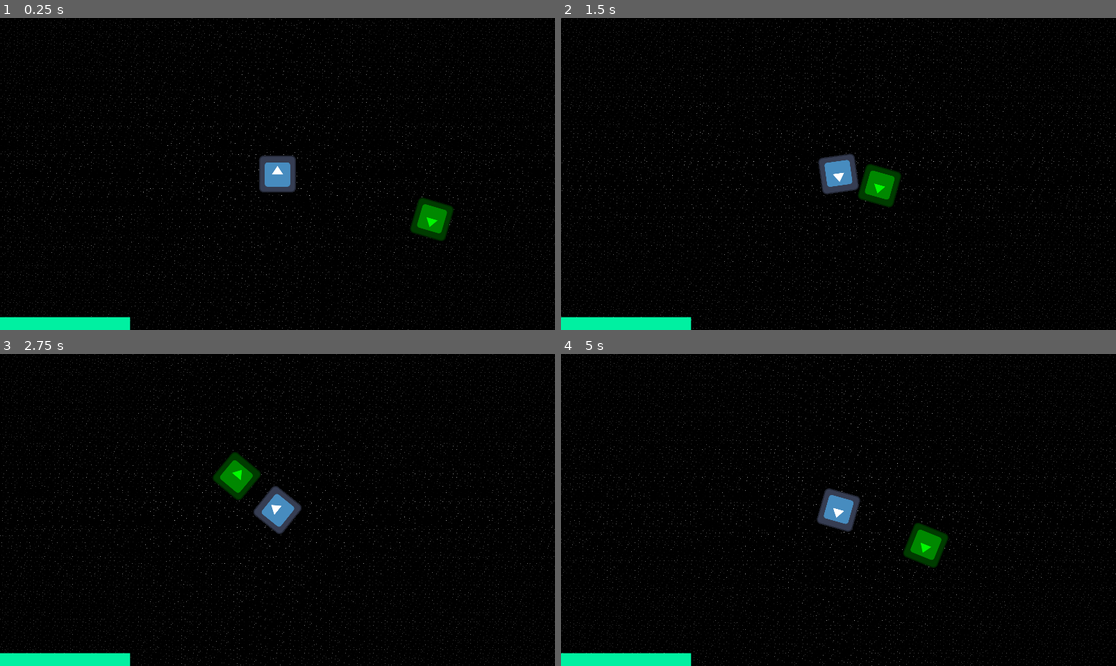
Above: before the commit, frames 1-4 (two rows, left to right).
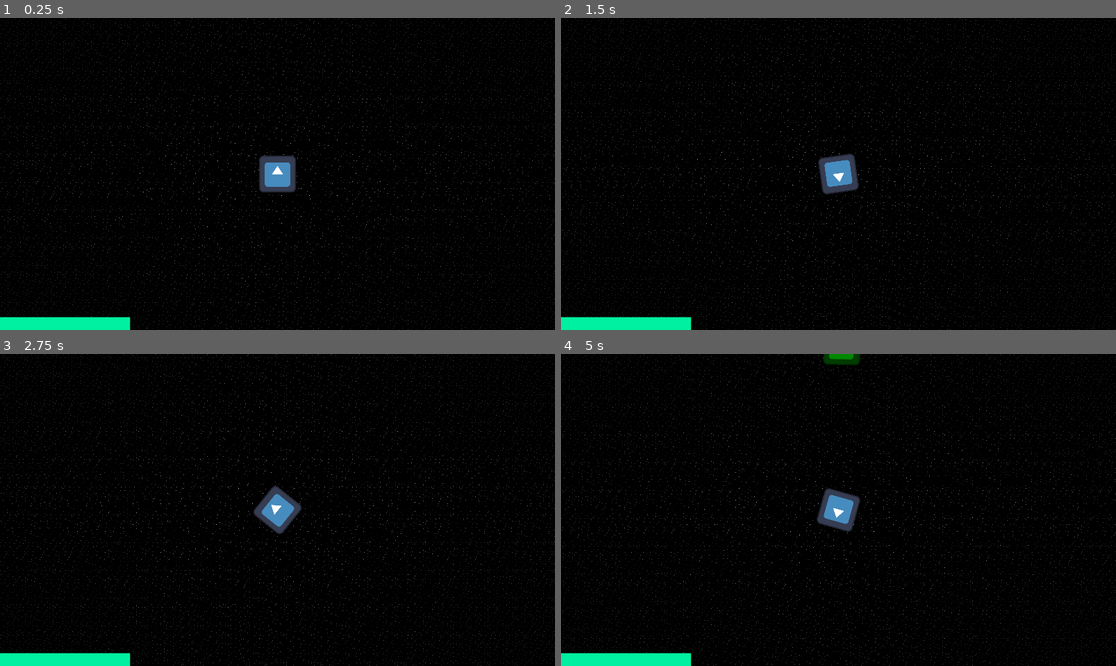
Above: after the commit, the same moments.

Repository: PoloLoveTaco/AstroSurvivor
Game: Godot game, scene res://scenes/test_map.tscn
Two runs of this game, one before a commit and one after it. Both use one fixed random seed, a clock stepped at 60 frames per second and the inputs below. The engine's default icon, where the game draws it, is replaced by a stand-in: a white triangle on a blue panel in a dark square.
Inputs (mouse positions are in pixels of both pictures, inside the frame that each line leads up to):
- Up to frame 1 (0.25 s): no input
- Up to frame 2 (1.5 s): move the mouse to (960, 158) at 0.52 s; hold D (right) 0.53-1.28 s; click (960, 158) at 0.6 s; move the mouse to (727, 189) at 1.27 s; hold S (down) from 1.28 s (still down); click (727, 189) at 1.35 s
- Up to frame 3 (2.75 s): move the mouse to (333, 441) at 2.02 s; release S (down) at 2.03 s; hold D (right) from 2.03 s (still down); click (333, 441) at 2.1 s
- Up to frame 4 (5 s): move the mouse to (810, 572) at 2.77 s; release D (right) at 2.78 s; hold W (up) 2.78-3.53 s; click (810, 572) at 2.85 s; move the mouse to (1005, 556) at 3.52 s; hold A (left) from 3.53 s (still down); click (1005, 556) at 3.6 s; move the mouse to (672, 463) at 4.27 s; click (672, 463) at 4.35 s

The runs differ from the first frame. In frame 1, 0.8% of the frame differs, in the area x 73-82%, y 57-72%; in frame 2, 5.3%; in frame 3, 5.4%; in frame 4, 5.7%, in the area x 0-100%, y 0-100%.

Commit message:
n' importe quoi

Diff:
--- a/Scripts/enemy_spawner.gd
+++ b/Scripts/enemy_spawner.gd
@@ -1 +1,34 @@
 extends Node2D
+
+@export var enemy_scene: PackedScene
+@export var spawn_every: float = 2.0
+@export var min_spawn_distance: float = 2500.0
+@export var max_spawn_distance: float = 3000.0
+
+var _rng := RandomNumberGenerator.new()
+var _player: Node2D
+
+func _ready() -> void:
+	_rng.randomize()
+	_player = get_tree().get_nodes_in_group("Player")[0]
+	_schedule_next_spawn()
+
+func _schedule_next_spawn() -> void:
+	get_tree().create_timer(spawn_every).timeout.connect(_on_spawn_timeout)
+
+func _on_spawn_timeout() -> void:
+	_spawn_enemy()
+	_schedule_next_spawn()
+
+func _spawn_enemy() -> void:
+	if enemy_scene == null or _player == null:
+		return
+
+	var enemy := enemy_scene.instantiate()
+	add_child(enemy)
+
+	var angle := _rng.randf() * TAU
+	var distance = lerp(min_spawn_distance, max_spawn_distance, _rng.randf())
+	var spawn_pos = _player.global_position + Vector2(cos(angle), sin(angle)) * distance
+
+	enemy.global_position = spawn_pos
--- a/scenes/test_map.tscn
+++ b/scenes/test_map.tscn
@@ -1,7 +1,7 @@
 [gd_scene load_steps=7 format=4 uid="uid://b8kofflg7w03l"]
 
-[ext_resource type="PackedScene" uid="uid://la12skvujt13" path="res://scenes/player.tscn" id="1_6ulkd"]
-[ext_resource type="PackedScene" uid="uid://crjvq200hl46w" path="res://scenes/ennemy.tscn" id="2_fn2sa"]
+[ext_resource type="PackedScene" uid="uid://la12skvujt13" path="res://Scenes/player.tscn" id="1_6ulkd"]
+[ext_resource type="PackedScene" uid="uid://crjvq200hl46w" path="res://Scenes/ennemy.tscn" id="2_fn2sa"]
 [ext_resource type="Texture2D" uid="uid://dk4gf0yvg0jml" path="res://Assets/space_001.png" id="3_57l66"]
 [ext_resource type="Script" uid="uid://x3avyum83o50" path="res://Scripts/enemy_spawner.gd" id="4_gbc2j"]
 
@@ -26,8 +26,9 @@
 [node name="Player" parent="." instance=ExtResource("1_6ulkd")]
 position = Vector2(182, 172)
 
-[node name="Ennemy" parent="." instance=ExtResource("2_fn2sa")]
-position = Vector2(740, 336)
-
 [node name="EnemySpawner" type="Node2D" parent="."]
 script = ExtResource("4_gbc2j")
+enemy_scene = ExtResource("2_fn2sa")
+spawn_every = 1.0
+min_spawn_distance = 1000.0
+max_spawn_distance = 2000.0
Not shown: 1 places in scenes/bullet.tscn that only renumber resources
